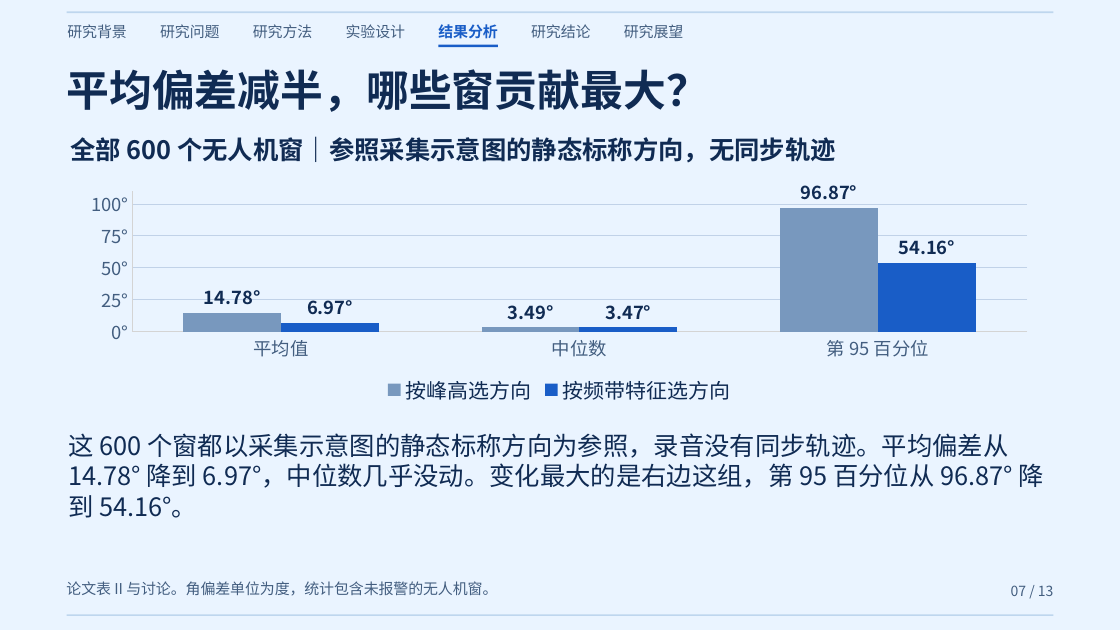
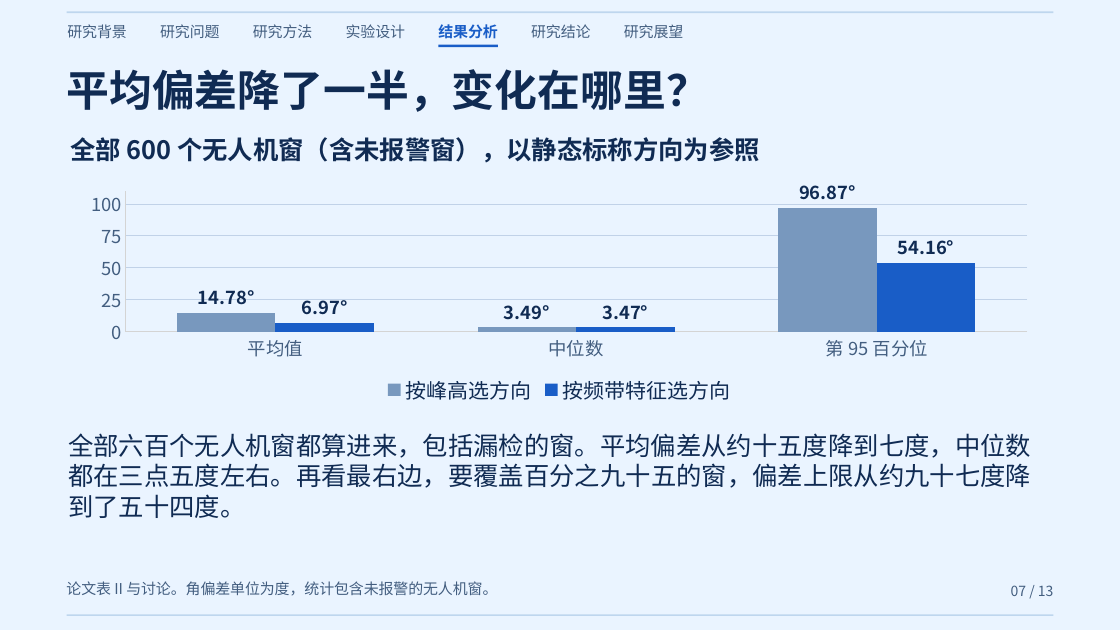
Before and after one commit to coffeeeeffoc/uav-acoustic-detection-localization, a slide deck: slide 7 of paper/公开演讲/02 照读版.pptx. Drawn at 1120x630 pixels with LibreOffice and Linux fonts; fonts in the diff are those of the drawing. Boxes give left, top, right and bottom in pixels: in the first picture for what was removed or moved away, otherwise in the second. Text is boxed around its words. In the diff, an @@ line names an element or a change of style, - is before the commit and + after.

Commit message:
完善公开演讲动画，新增突出方法贡献与基线对比的研究汇报版

```diff
--- a/paper/公开演讲/02 照读版.pptx
+++ b/paper/公开演讲/02 照读版.pptx
@@ text at (67,69,709,112): text changed @@
-平均偏差减半，哪些窗贡献最大？
+平均偏差降了一半，变化在哪里？
@@ text at (70,137,760,163): text changed @@
-全部 600 个无人机窗｜参照采集示意图的静态标称方向，无同步轨迹
+全部 600 个无人机窗（含未报警窗），以静态标称方向为参照
@@ column chart at (71,180,1046,409) @@
@@ value axis changed @@
@@ text at (68,433,1031,518): text changed @@
-这 600 个窗都以采集示意图的静态标称方向为参照，录音没有同步轨迹。平均偏差从 14.78° 降到 6.97°，中位数几乎没动。变化最大的是右边这组，第 95 百分位从 96.87° 降到 54.16°。
+全部六百个无人机窗都算进来，包括漏检的窗。平均偏差从约十五度降到七度，中位数都在三点五度左右。再看最右边，要覆盖百分之九十五的窗，偏差上限从约九十七度降到了五十四度。
```
Also in this commit, not shown: 10 other slides changed, 6 other files.
